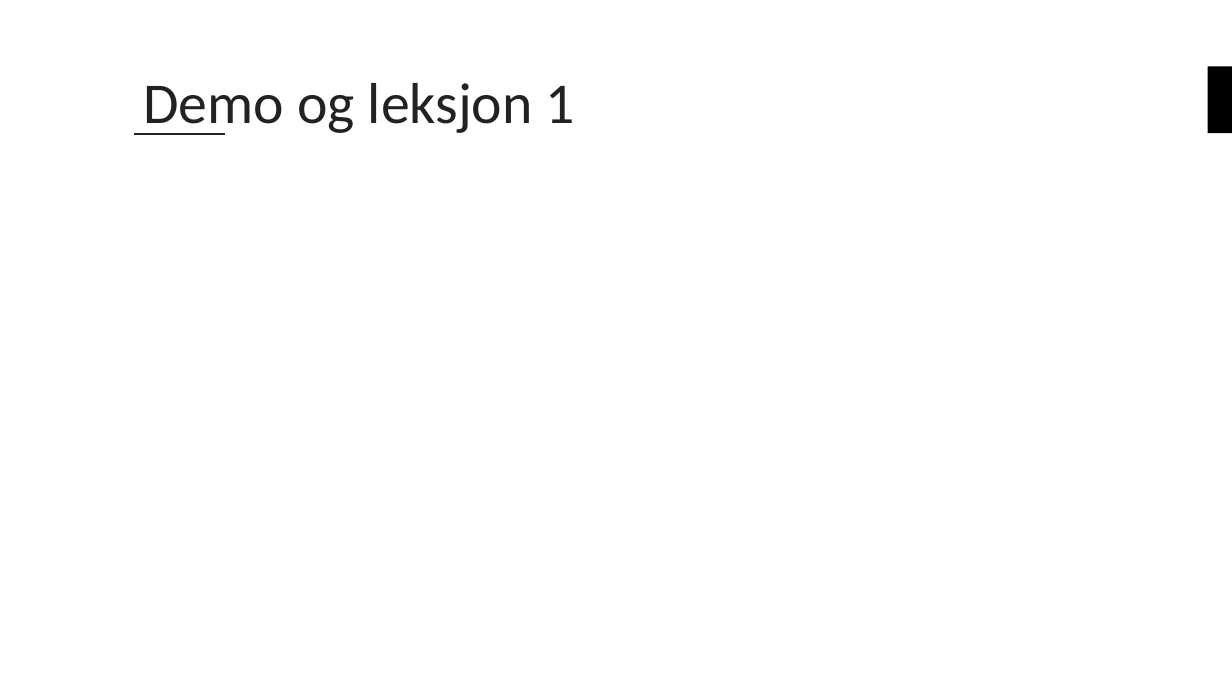
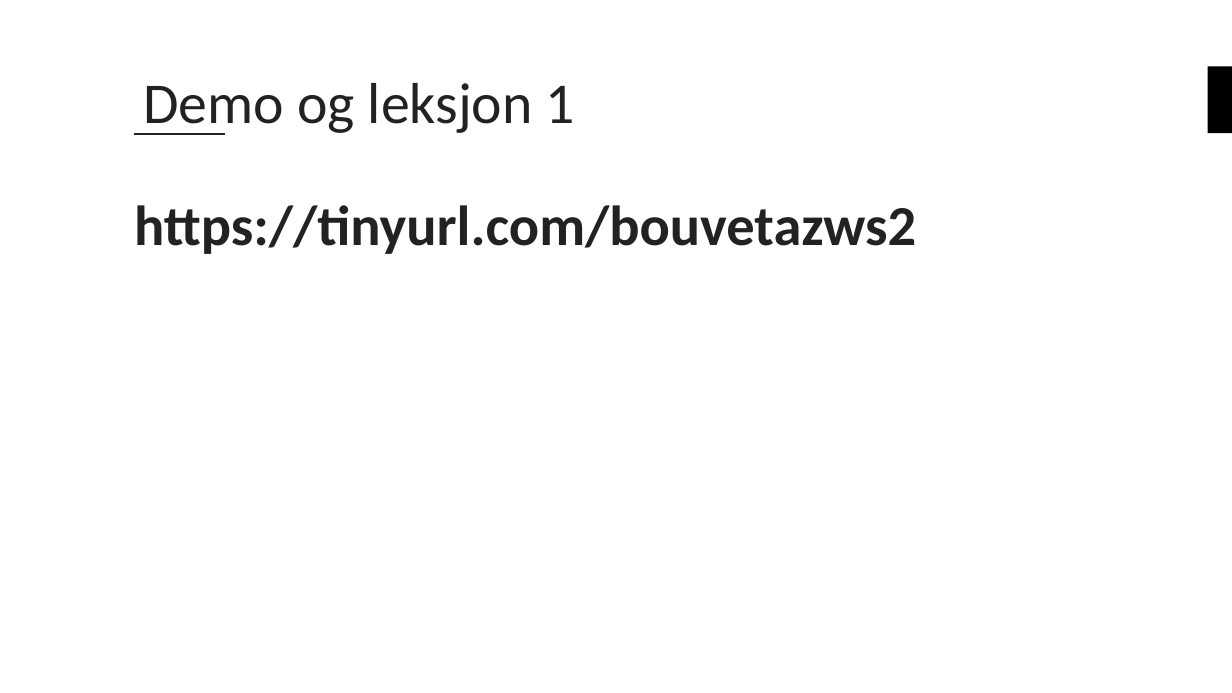
Before and after one commit to bouvet/azure-workshops, a slide deck: slide 17 of Workshop_2/Presentasjon/Azureskolen-Workshop#2.pptx. Drawn at 1232x693 pixels with LibreOffice and Linux fonts; fonts in the diff are those of the drawing; background and template pictures are left out. Boxes give left, top, right and bottom in pixels: in the first picture for what was removed or moved away, otherwise in the second. Text is boxed around its words. In the diff, an @@ line names an element or a change of style, - is before the commit and + after.

```diff
--- a/Workshop_2/Presentasjon/Azureskolen-Workshop#2.pptx
+++ b/Workshop_2/Presentasjon/Azureskolen-Workshop#2.pptx
@@ text added at (x1=134, y1=205, x2=916, y2=254), 44 pt, text #222222, bold @@
+https://tinyurl.com/bouvetazws2
```
Also in this commit, not shown: 1 other slide changed.
